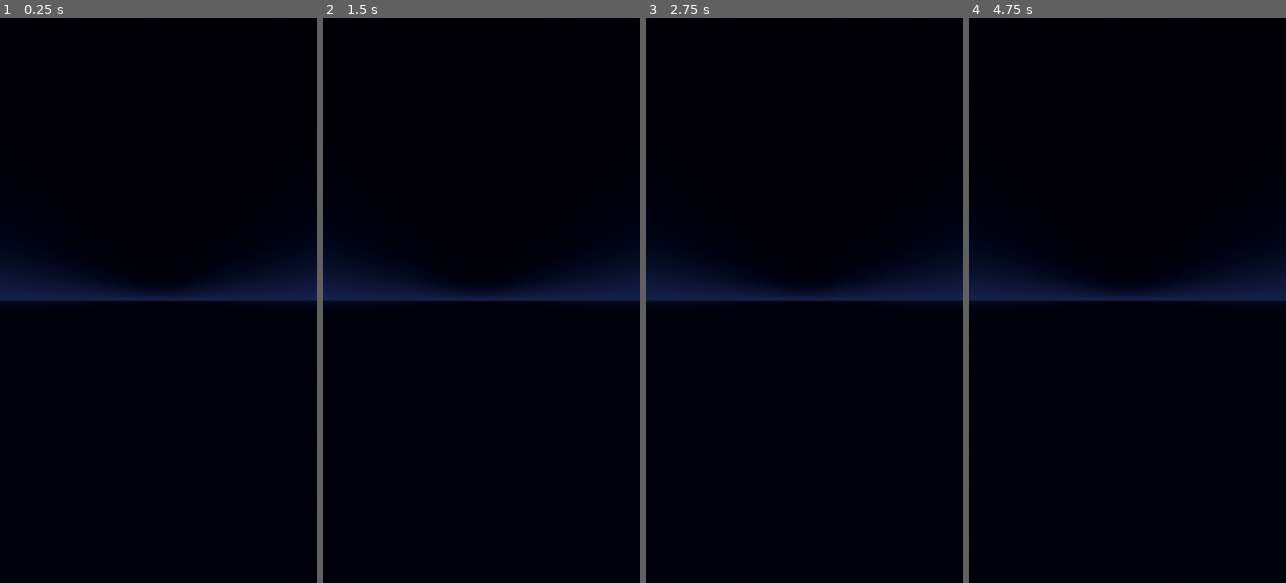
Above: before the commit, frames 1-4 (left to right).
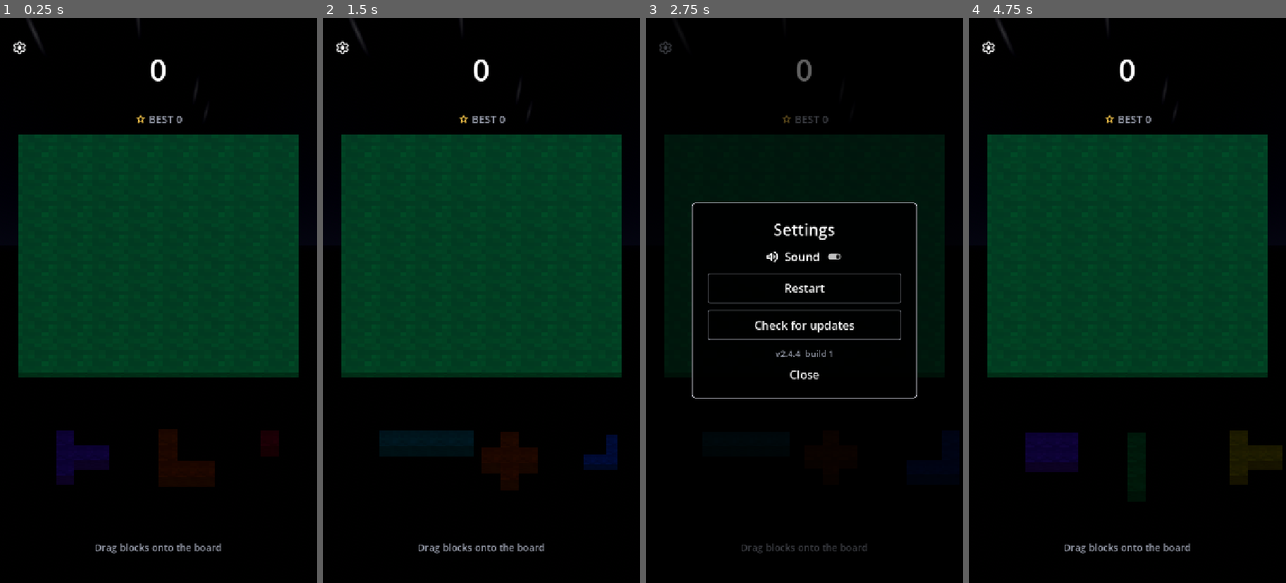
Above: after the commit, the same moments.

Repository: Matko802/blockshark
Game: Godot game, scene res://scenes/main.tscn
Same seed, same stepped clock (60 frames per second), same inputs: the game is played once before the commit and once after it.
Inputs (mouse positions are in pixels of both pictures, inside the frame that each line leads up to):
- Up to frame 1 (0.25 s): no input
- Up to frame 2 (1.5 s): click (342, 46) at 0.5 s, where only the run after the commit has a clickable ""; click (481, 289) at 1.25 s, where only the run after the commit has a clickable "Restart"
- Up to frame 3 (2.75 s): click (665, 46) at 2 s, where only the run after the commit has a clickable ""
- Up to frame 4 (4.75 s): click (1127, 289) at 2.75 s, where only the run after the commit has a clickable "Restart"; click (988, 46) at 3.5 s, where only the run after the commit has a clickable ""; click (1127, 289) at 4.25 s, where only the run after the commit has a clickable "Restart"

The runs differ from the first frame. In frame 1, 41% of the frame differs, in the area x 0-100%, y 0-95%; in frame 2, 41%; in frame 3, 11%; in frame 4, 42%.
Error before the commit: Parse Error: Could not parse global class "BoardView" from "res://scripts/board_view.gd". (res://scripts/main.gd:16)

Commit message:
Grey ghost plus browser play on GitHub Pages

Diff:
--- a/scripts/board_view.gd
+++ b/scripts/board_view.gd
@@ -72,10 +72,10 @@
 		mi.mesh = Mats.box()
 		mi.scale = Vector3(CUBE, CUBE, CUBE)
 		mi.position = Vector3(v.x - 3.5, REST_Y, v.y - 3.5)
-			if valid:
-				mi.material_override = Mats.ghost_grey()
-			else:
-				mi.material_override = Mats.ghost_bad()
+		if valid:
+			mi.material_override = Mats.ghost_grey()
+		else:
+			mi.material_override = Mats.ghost_bad()
 		mi.cast_shadow = GeometryInstance3D.SHADOW_CASTING_SETTING_OFF
 		add_child(mi)
 		ghost_nodes.append(mi)
Not shown, changed: export_presets.cfg
Not shown, changed: .github/workflows/build.yml
